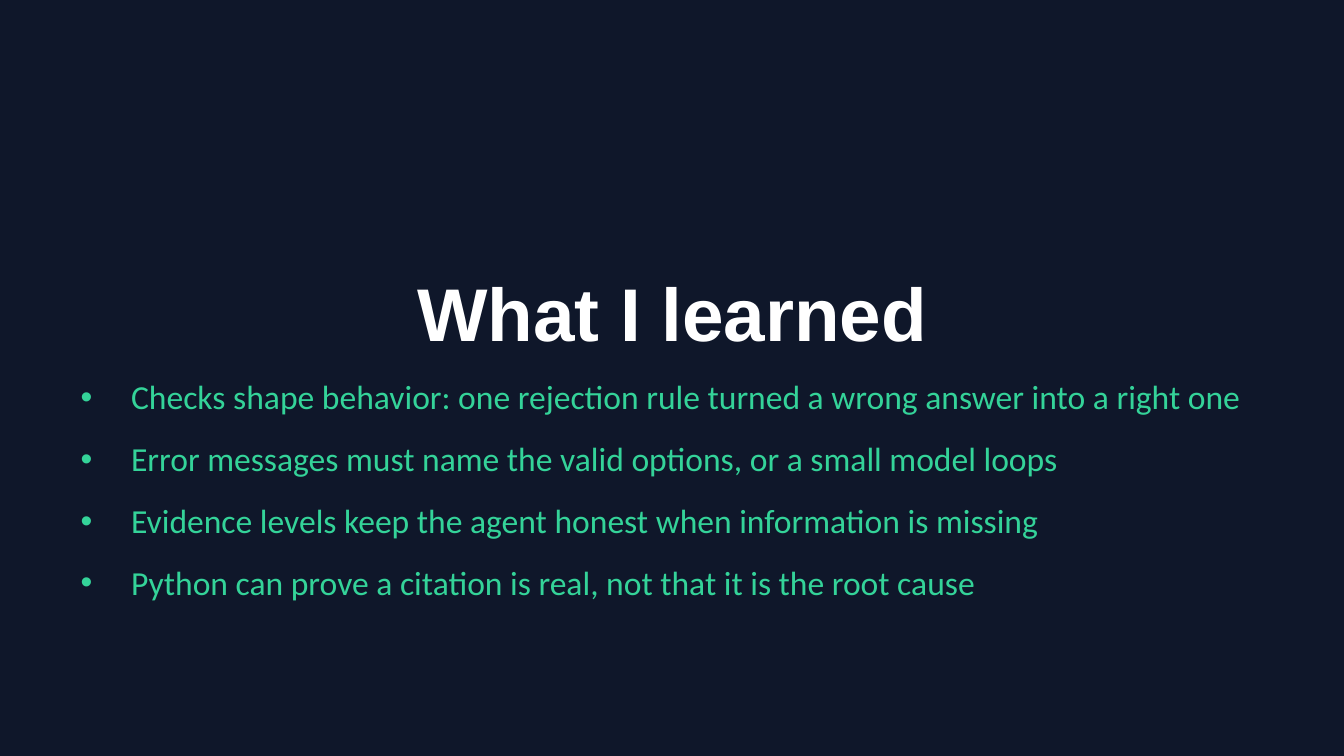
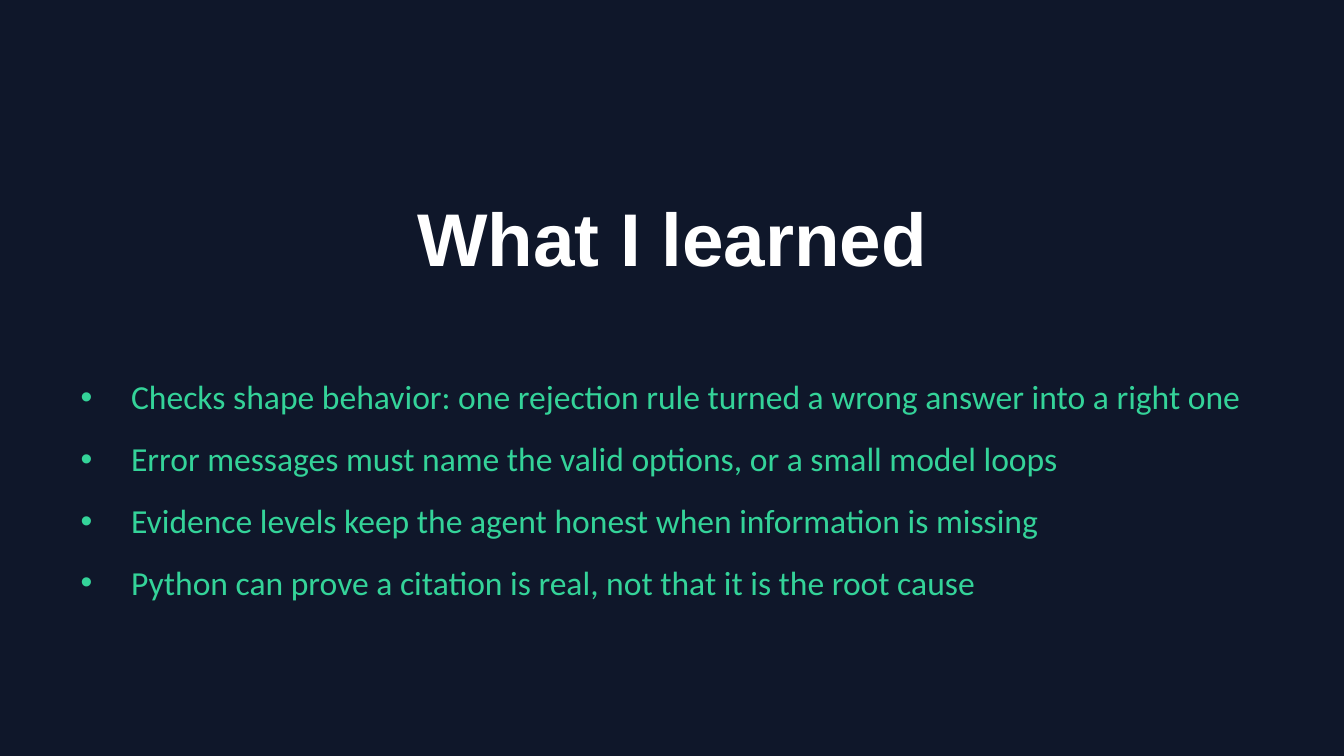
Before and after one commit to ambs19/code-explainer, a slide deck: slide 9 of docs/Code_Explainer_Presentation.pptx. Drawn at 1344x756 pixels with LibreOffice and Linux fonts; fonts in the diff are those of the drawing. Boxes give left, top, right and bottom in pixels: in the first picture for what was removed or moved away, otherwise in the second. Text is boxed around its words. In the diff, an @@ line names an element or a change of style, - is before the commit and + after.

```diff
--- a/docs/Code_Explainer_Presentation.pptx
+++ b/docs/Code_Explainer_Presentation.pptx
@@ title "What I learned": place and size @@
-title "What I learned" at bbox=[417, 287, 926, 342]
+title "What I learned" at bbox=[417, 212, 926, 267]
```
Also in this commit, not shown: 4 other slides changed, 1 slide added, 23 other files.
